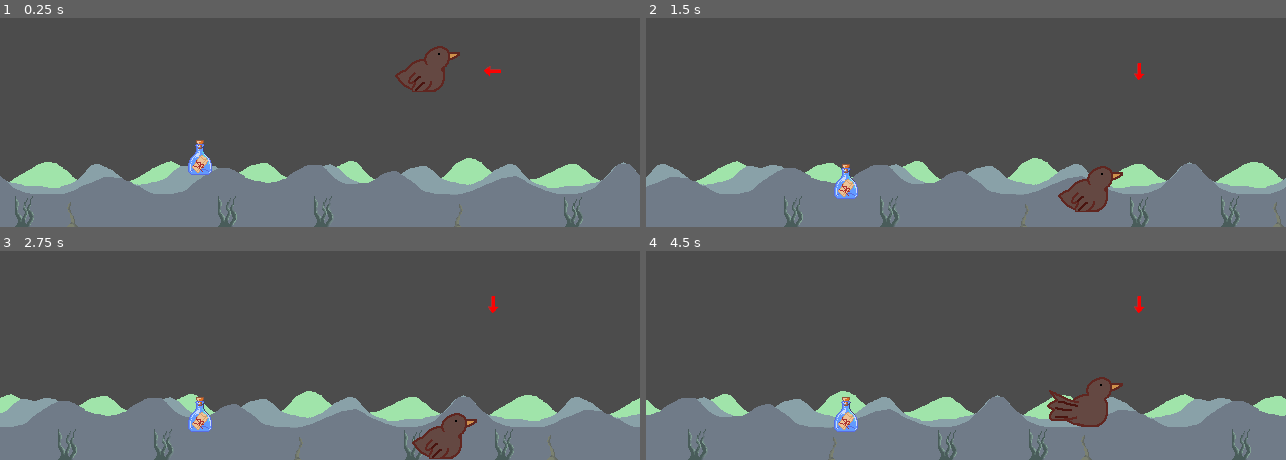
Above: before the commit, frames 1-4 (two rows, left to right).
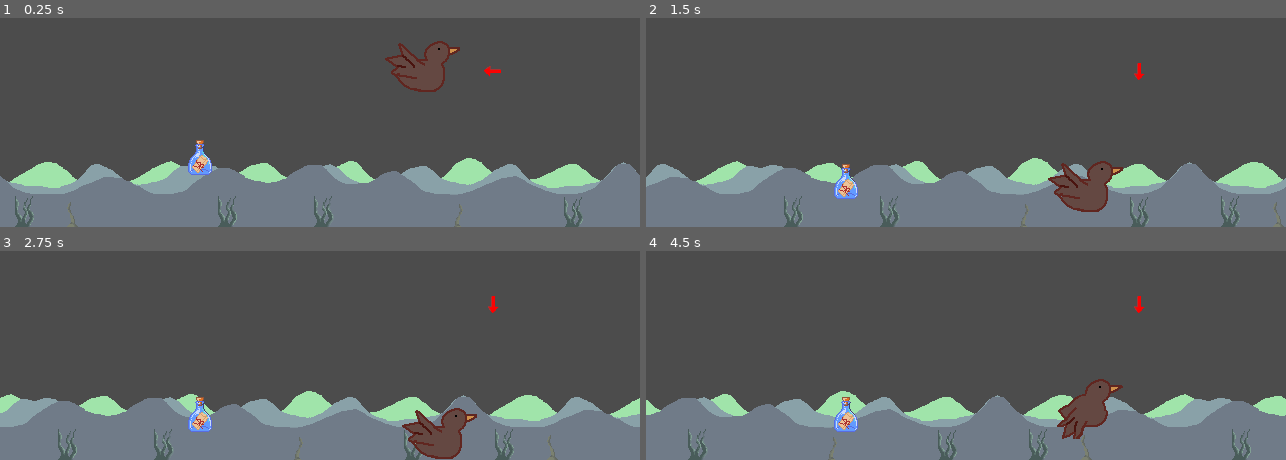
Above: after the commit, the same moments.

Repository: Jerome-M-StMartin/gamejam2022
Game: Godot game, scene res://Scenes/Root.tscn
The game is run twice, just before and just after one commit, with the same random seed, the same clock (stepped at 60 frames per second) and the same inputs.
Inputs:
- Up to frame 1 (0.25 s): no input
- Up to frame 2 (1.5 s): hold Right (ui_right) 0.53-1.28 s; hold Down (ui_down) from 1.28 s (still down)
- Up to frame 3 (2.75 s): release Down (ui_down) at 2.03 s; hold Right (ui_right) from 2.03 s (still down)
- Up to frame 4 (4.5 s): release Right (ui_right) at 2.78 s; hold Up (ui_up) 2.78-3.53 s; hold Left (ui_left) from 3.53 s (still down)

The runs differ from the first frame. In frame 1, 0.6% of the frame differs, in the area x 60-72%, y 11-36%; in frame 2, 0.7%; in frame 3, 0.8%; in frame 4, 0.8%, in the area x 62-75%, y 60-90%.

Commit message:
end of day 2 jacob

Diff:
--- /dev/null
+++ b/MuteButton.gd
@@ -0,0 +1,21 @@
+extends Button
+
+
+# Declare member variables here. Examples:
+# var a = 2
+# var b = "text"
+
+
+# Called when the node enters the scene tree for the first time.
+func _ready():
+	pass # Replace with function body.
+
+
+# Called every frame. 'delta' is the elapsed time since the previous frame.
+#func _process(delta):
+#	pass
+
+
+func _on_MuteButton_toggled(button_pressed):
+	print("pressed")
+	$BackgroundMusic.stop
--- /dev/null
+++ b/MuteToggle.tscn
@@ -0,0 +1,27 @@
+[gd_scene load_steps=4 format=2]
+
+[ext_resource path="res://Assets/Brave New Ocean Loopable.ogg" type="AudioStream" id=1]
+[ext_resource path="res://MuteButton.gd" type="Script" id=2]
+[ext_resource path="res://Assets/letter.png" type="Texture" id=3]
+
+[node name="MuteToggle" type="Node2D"]
+
+[node name="MuteButton" type="Button" parent="."]
+margin_left = 59.0
+margin_top = 31.0
+margin_right = 71.0
+margin_bottom = 51.0
+script = ExtResource( 2 )
+__meta__ = {
+"_edit_use_anchors_": false
+}
+
+[node name="BackgroundMusic" type="AudioStreamPlayer2D" parent="."]
+stream = ExtResource( 1 )
+
+[node name="Sprite" type="Sprite" parent="."]
+position = Vector2( 65, 41 )
+scale = Vector2( 0.05, 0.0458333 )
+texture = ExtResource( 3 )
+
+[connection signal="toggled" from="MuteButton" to="MuteButton" method="_on_MuteButton_toggled"]
--- /dev/null
+++ b/Scenes/GameEndScene.tscn
@@ -0,0 +1,14 @@
+[gd_scene load_steps=3 format=2]
+
+[ext_resource path="res://Assets/endscreen.png" type="Texture" id=1]
+[ext_resource path="res://Assets/Ocean_Shore.ogg" type="AudioStream" id=2]
+
+[node name="Node2D" type="Node2D"]
+
+[node name="EndScreen" type="Sprite" parent="."]
+position = Vector2( 321, 182 )
+texture = ExtResource( 1 )
+
+[node name="AudioStreamPlayer2D" type="AudioStreamPlayer2D" parent="."]
+stream = ExtResource( 2 )
+autoplay = true
--- a/Scenes/Pidgeon.tscn
+++ b/Scenes/Pidgeon.tscn
@@ -54,6 +54,7 @@
 [node name="AnimatedSprite" type="AnimatedSprite" parent="."]
 frames = SubResource( 2 )
 animation = "New Anim"
+frame = 4
 playing = true
 
 [node name="CollisionShape2D" type="CollisionShape2D" parent="."]
--- /dev/null
+++ b/Scenes/Splash.tscn
@@ -0,0 +1,19 @@
+[gd_scene load_steps=3 format=2]
+
+[ext_resource path="res://Assets/splash_card.png" type="Texture" id=1]
+[ext_resource path="res://Transition.gd" type="Script" id=2]
+
+[node name="Splash" type="Node2D"]
+
+[node name="StudioSplash" type="Sprite" parent="."]
+position = Vector2( 320, 179.5 )
+scale = Vector2( 1, 0.991667 )
+texture = ExtResource( 1 )
+
+[node name="Transition" type="Timer" parent="."]
+wait_time = 4.643
+one_shot = true
+autostart = true
+script = ExtResource( 2 )
+
+[connection signal="timeout" from="Transition" to="Transition" method="_on_Transition_timeout"]
--- /dev/null
+++ b/Scenes/StartScreen.tscn
@@ -0,0 +1,67 @@
+[gd_scene load_steps=10 format=2]
+
+[ext_resource path="res://Assets/sky.png" type="Texture" id=1]
+[ext_resource path="res://Assets/better_start-Sheet.png" type="Texture" id=2]
+[ext_resource path="res://Assets/titl_font.png" type="Texture" id=3]
+[ext_resource path="res://Assets/Brave New Ocean Loopable.ogg" type="AudioStream" id=4]
+[ext_resource path="res://Scripts/StartButton.gd" type="Script" id=5]
+
+[sub_resource type="ImageTexture" id=1]
+
+[sub_resource type="AtlasTexture" id=3]
+flags = 4
+atlas = ExtResource( 2 )
+region = Rect2( 150, 0, 150, 100 )
+
+[sub_resource type="AtlasTexture" id=2]
+flags = 4
+atlas = ExtResource( 2 )
+region = Rect2( 0, 0, 150, 100 )
+
+[sub_resource type="SpriteFrames" id=4]
+animations = [ {
+"frames": [ SubResource( 3 ), SubResource( 2 ) ],
+"loop": true,
+"name": "default",
+"speed": 1.0
+} ]
+
+[node name="StartScreen" type="Node"]
+
+[node name="Background" type="Sprite" parent="."]
+position = Vector2( 320, 179 )
+scale = Vector2( 0.998438, 1 )
+z_index = -1
+texture = ExtResource( 1 )
+
+[node name="Title" type="Sprite" parent="."]
+position = Vector2( 323, 180 )
+texture = ExtResource( 3 )
+
+[node name="Button" type="Button" parent="."]
+anchor_left = 0.414
+anchor_top = 0.65
+anchor_right = 0.584
+anchor_bottom = 0.771
+margin_left = 0.039978
+margin_top = -1.52588e-05
+margin_right = 0.23996
+margin_bottom = -3.56
+icon = SubResource( 1 )
+script = ExtResource( 5 )
+__meta__ = {
+"_edit_group_": true,
+"_edit_use_anchors_": false
+}
+
+[node name="AnimatedSprite" type="AnimatedSprite" parent="Button"]
+position = Vector2( 55, 17 )
+frames = SubResource( 4 )
+playing = true
+
+[node name="AudioStreamPlayer" type="AudioStreamPlayer" parent="."]
+stream = ExtResource( 4 )
+volume_db = 0.046
+autoplay = true
+
+[connection signal="pressed" from="Button" to="Button" method="_on_Button_pressed"]
--- /dev/null
+++ b/Scripts/StartButton.gd
@@ -0,0 +1,21 @@
+extends Button
+
+
+# Declare member variables here. Examples:
+# var a = 2
+# var b = "text"
+
+
+# Called when the node enters the scene tree for the first time.
+func _ready():
+	pass # Replace with function body.
+
+
+# Called every frame. 'delta' is the elapsed time since the previous frame.
+#func _process(delta):
+#	pass
+
+
+
+func _on_Button_pressed():
+	get_tree().change_scene("res://Scenes/Root.tscn")
--- /dev/null
+++ b/Transition.gd
@@ -0,0 +1,20 @@
+extends Timer
+
+
+# Declare member variables here. Examples:
+# var a = 2
+# var b = "text"
+
+
+# Called when the node enters the scene tree for the first time.
+func _ready():
+	pass # Replace with function body.
+
+
+# Called every frame. 'delta' is the elapsed time since the previous frame.
+#func _process(delta):
+#	pass
+
+
+func _on_Transition_timeout():
+	get_tree().change_scene("res://Scenes/StartScreen.tscn")
Binary file added: Assets/endscreen.png
Binary file added: Assets/splash_card.png
Binary file added: Assets/titl_font.png
Not shown, changed: .DS_Store
Not shown, changed: Assets/.DS_Store
Not shown, added: Assets/Ocean_Shore.ogg
Not shown, added: Assets/Plop.ogg
Not shown, added: Assets/Splash.ogg
Not shown, added: Assets/Thunder_Clap.ogg
Not shown, added: Assets/Tink.ogg
Not shown, added: Assets/Tornado_One.ogg
Not shown, added: Assets/Tornado_Three.ogg
(and 1 more such lines)
